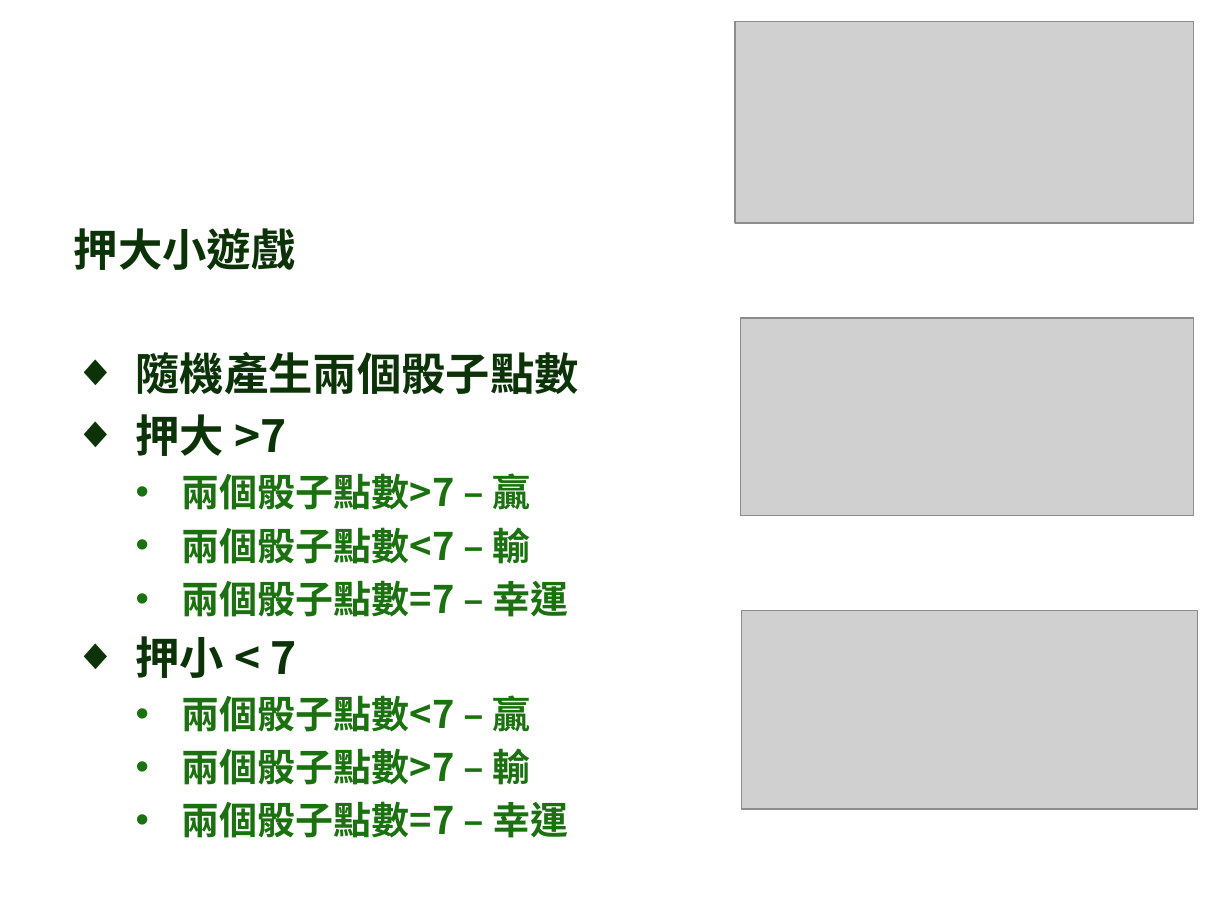
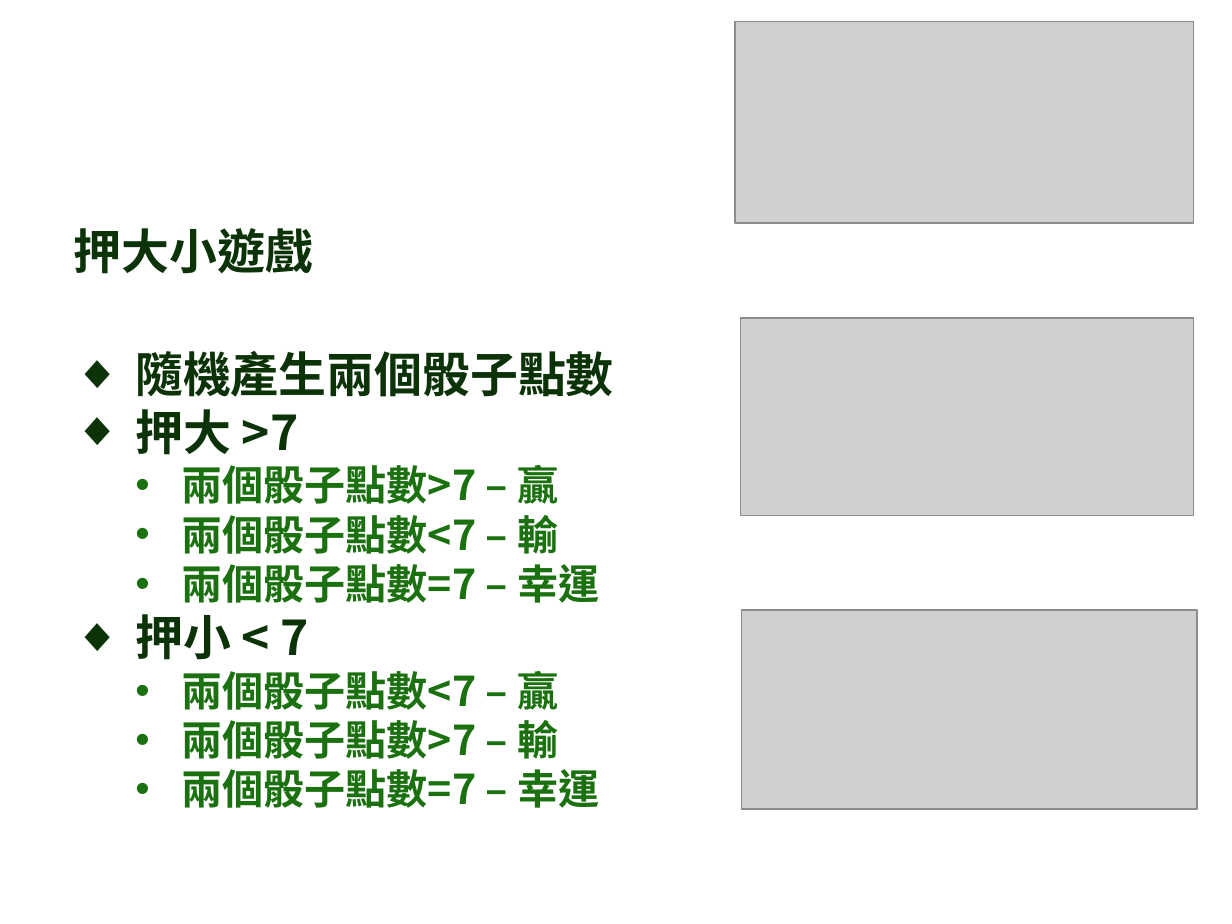
Before and after one commit to shouzo/Java-Programming_pages, a slide deck: slide 29 of class-tutorial/20161207/Ch9.pptx. Drawn at 1232x924 pixels with LibreOffice and Linux fonts; fonts in the diff are those of the drawing; grey boxes stand for pictures; background and template pictures are left out. Boxes give left, top, right and bottom in pixels: in the first picture for what was removed or moved away, otherwise in the second. Text is boxed around its words. In the diff, an @@ line names an element or a change of style, - is before the commit and + after.

```diff
--- a/class-tutorial/20161207/Ch9.pptx
+++ b/class-tutorial/20161207/Ch9.pptx
@@ text "押大小遊戲" at box(74, 228, 613, 808): size 25.9 to 28 pt in "押大小遊戲", "隨機產生兩個骰子點數", "押大 >7", "押小 < 7"; size 22.2 to 24 pt in "兩個骰子點數>7 – 贏", "兩個骰子點數<7 – 輸", "兩個骰子點數=7 – 幸運", "兩個骰子點數<7 – 贏" and 2 more places; less space between paragraphs; indent changed @@
```
Also in this commit, not shown: 26 other slides changed, 3 slides added, 3 slides removed, 30 other files.
